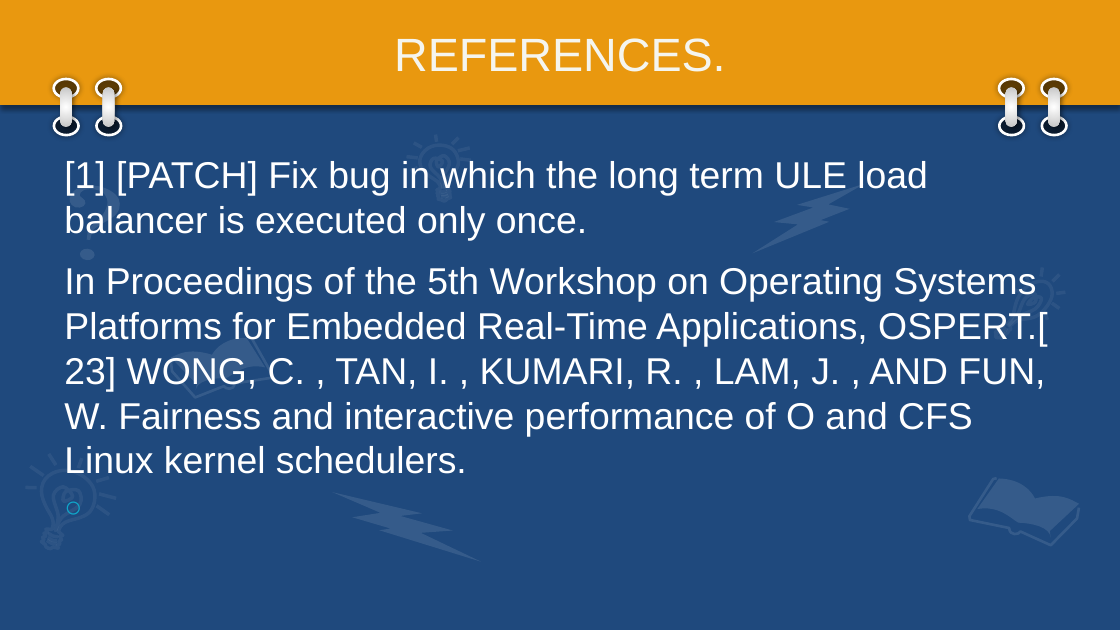
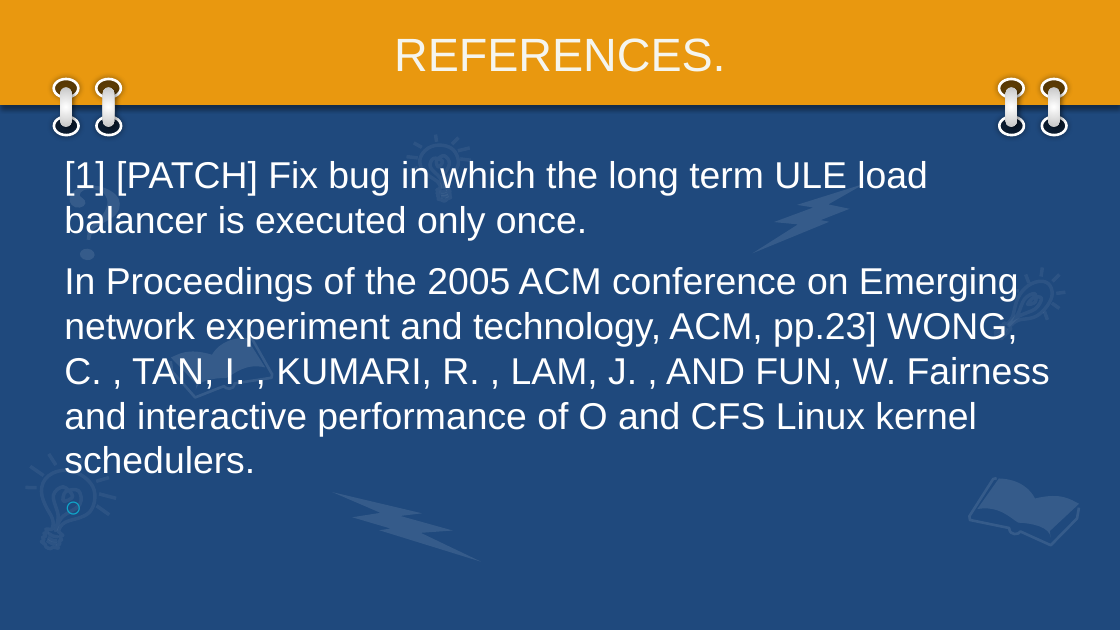
Before and after one commit to jongwonyang/paper-mate, a slide deck: slide 66 of The Battle of the Schedulers.pptx (slide 56 before the commit). Drawn at 1120x630 pixels with LibreOffice and Linux fonts; fonts in the diff are those of the drawing. Boxes give left, top, right and bottom in pixels: in the first picture for what was removed or moved away, otherwise in the second. Text is boxed around its words. In the diff, an @@ line names an element or a change of style, - is before the commit and + after.

```diff
--- a/The Battle of the Schedulers.pptx
+++ b/The Battle of the Schedulers.pptx
@@ text at box(64, 161, 1050, 474): text changed @@
-○ [1] [PATCH] Fix bug in which the long term ULE load balancer is executed only once.
-  In Proceedings of the 5th Workshop on Operating Systems Platforms for Embedded Real-Time Applications, OSPERT.[ 23] WONG, C. , TAN, I. , KUMARI, R. , LAM, J. , AND FUN, W. Fairness and interactive performance of O and CFS Linux kernel schedulers.
+○ [1] [PATCH] Fix bug in which the long term ULE load balancer is executed only once.
+  In Proceedings of the 2005 ACM conference on Emerging network experiment and technology, ACM, pp.23] WONG, C. , TAN, I. , KUMARI, R. , LAM, J. , AND FUN, W. Fairness and interactive performance of O and CFS Linux kernel schedulers.
```
Also in this commit, not shown: 19 other slides changed, 19 slides added, 9 slides removed, 5 other files.
